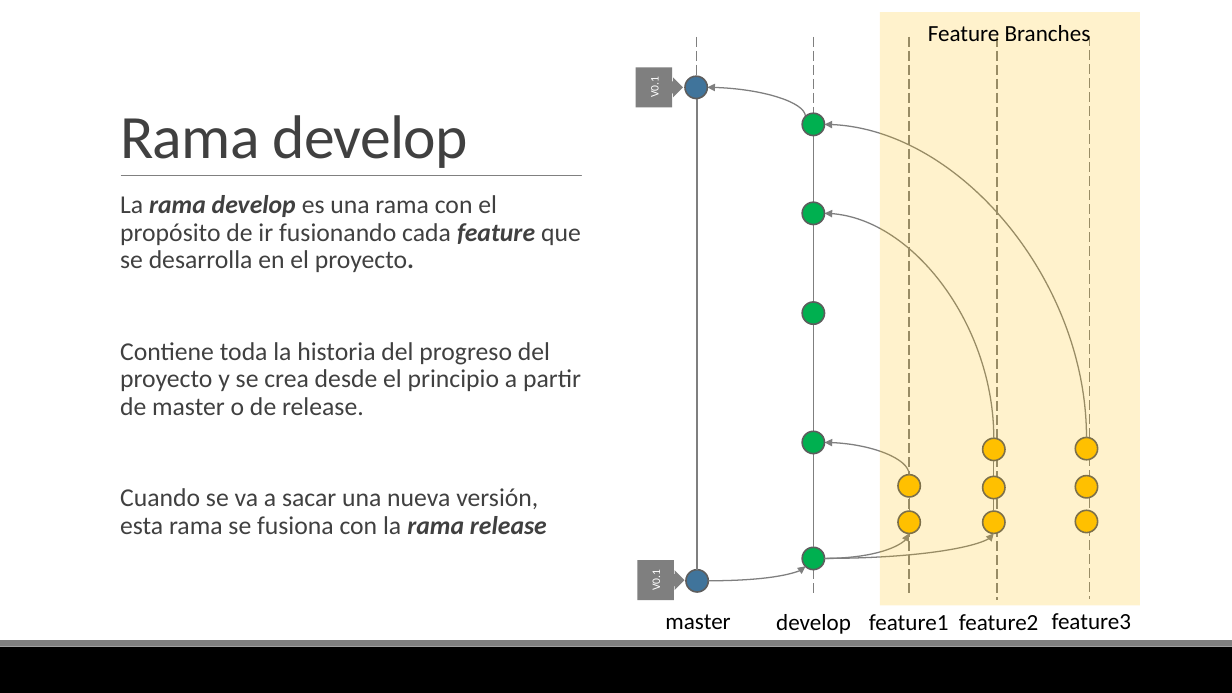
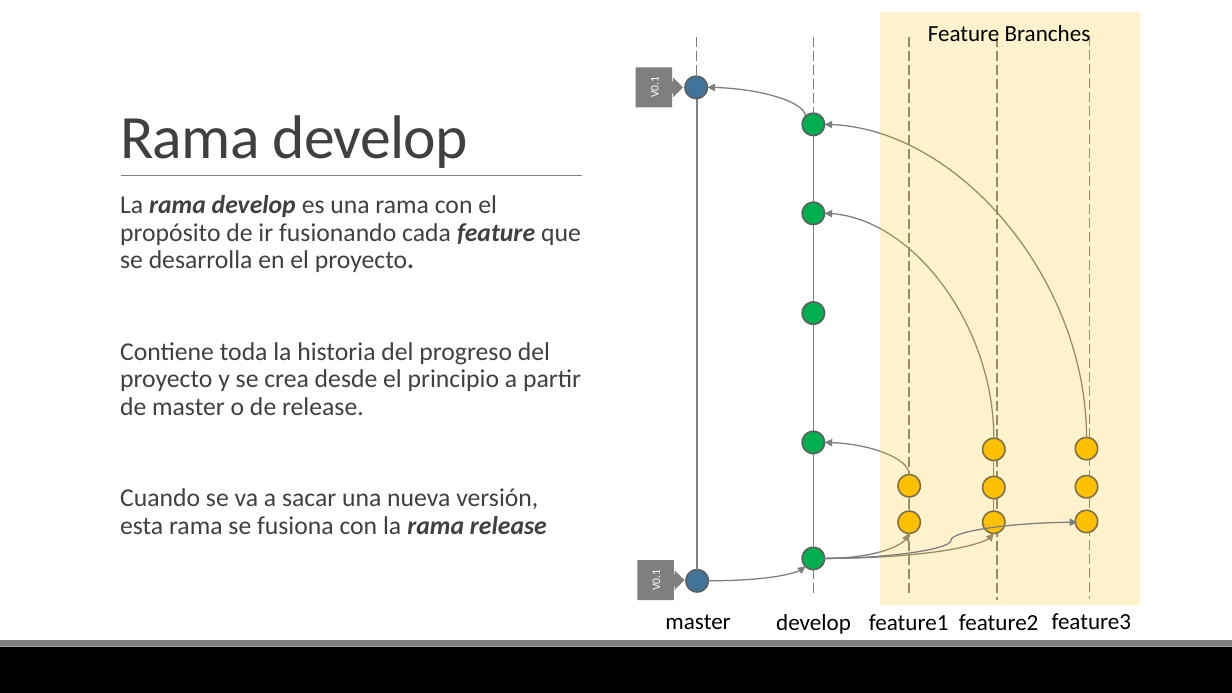
Before and after one commit to Domiciano/PasaporteGITIcesi, a slide deck: slide 14 of Sesión 2 - Gitflow Workflow/B3. Gitflow workflow.pptx (slide 13 before the commit). Drawn at 1232x693 pixels with LibreOffice and Linux fonts; fonts in the diff are those of the drawing. Boxes give left, top, right and bottom in pixels: in the first picture for what was removed or moved away, otherwise in the second. Text is boxed around its words. In the diff, an @@ line names an element or a change of style, - is before the commit and + after.

```diff
--- a/Sesión 2 - Gitflow Workflow/B3. Gitflow workflow.pptx
+++ b/Sesión 2 - Gitflow Workflow/B3. Gitflow workflow.pptx
@@ curved arrow added from (824, 558) to (1078, 522), #7F7F7F 1 pt @@
```
Also in this commit, not shown: 1 slide added, 2 other files.
